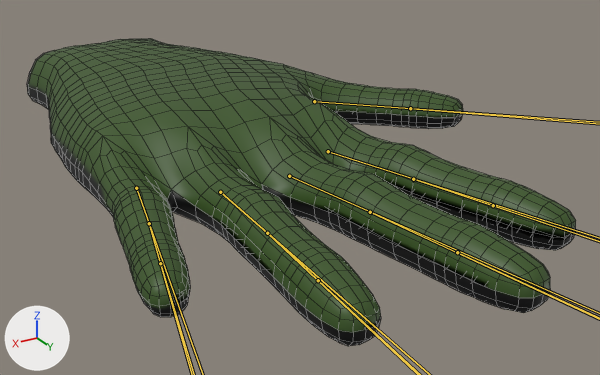
One commit to the FBX model Assets/Imported/RightHand_model.fbx: the scene before it, then after it.
Before and after are seen from a 50 mm lens placed at (0.00976, 0.01917, 0.00764), pointed at (-0.00083, 0.00151, -0.00119). Every picture has the same lights, and +X, +Y and +Z are marked at lower left. The bones that change are drawn over the model as lines. Mesh edges are drawn as thin lines.

Objects in the first picture: 'Hand'.
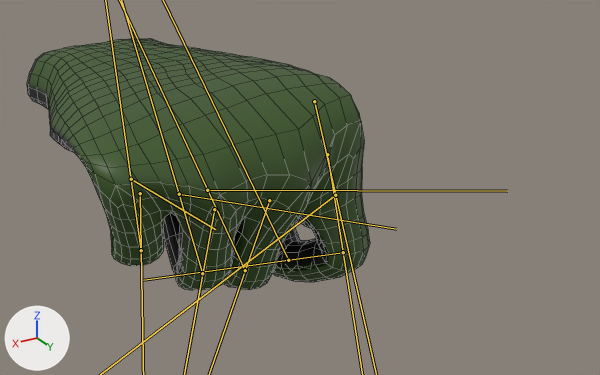
The newer file adds an action. The first version stands in its rest pose; the second is drawn at frame 1 of the action 'Armature|Grab'.

Location of each change, [x1, y1, x2, y2] in pixels of the pictures (600 x 375 px):
'Hand', posed (37% narrower, 18% shorter)
    before: [27, 39, 576, 346]
    after: [27, 39, 370, 290]

The change, as a list of edits to the scene's bpy script:
```text
Change bone_bone_001:
    where bone_bone_001 = bpy.data.objects['Armature'].pose.bones['Bone.001']  # child of 'Bone'
    bone_bone_001.location: (0.0, 0.0, 0.0) -> (0.0, -1e-05, -9e-05)
    bone_bone_001.rotation_quaternion: (1.0, 0.0, 0.0, 0.0) -> (0.781, -0.624, 0.0, 0.0)  # degrees (0, 0, 0) -> degrees (-77, 0, 0)
Change bone_bone_002:
    where bone_bone_002 = bpy.data.objects['Armature'].pose.bones['Bone.002']  # child of 'Bone.001'
    bone_bone_002.rotation_quaternion: (1.0, 0.0, 0.0, 0.0) -> (0.781, -0.624, 0.0, 0.0)  # degrees (0, 0, 0) -> degrees (-77, 0, 0)
Change bone_bone_003:
    where bone_bone_003 = bpy.data.objects['Armature'].pose.bones['Bone.003']  # child of 'Bone.002'
    bone_bone_003.rotation_quaternion: (1.0, 0.0, 0.0, 0.0) -> (0.781, -0.624, 0.0, 0.0)  # degrees (0, 0, 0) -> degrees (-77, 0, 0)
Change bone_bone_004:
    where bone_bone_004 = bpy.data.objects['Armature'].pose.bones['Bone.004']  # child of 'Bone'
    bone_bone_004.location: (0.0, 0.0, 0.0) -> (0.0, -0.00079, -0.0009)
    bone_bone_004.rotation_quaternion: (1.0, 0.0, 0.0, 0.0) -> (0.544, -0.839, 0.0, 0.0)  # degrees (0, 0, 0) -> degrees (-114, 0, 0)
Change bone_bone_005:
    where bone_bone_005 = bpy.data.objects['Armature'].pose.bones['Bone.005']  # child of 'Bone.004'
    bone_bone_005.rotation_quaternion: (1.0, 0.0, 0.0, 0.0) -> (0.544, -0.839, 0.0, 0.0)  # degrees (0, 0, 0) -> degrees (-114, 0, 0)
Change bone_bone_006:
    where bone_bone_006 = bpy.data.objects['Armature'].pose.bones['Bone.006']  # child of 'Bone.005'
    bone_bone_006.rotation_quaternion: (1.0, 0.0, 0.0, 0.0) -> (0.544, -0.839, 0.0, 0.0)  # degrees (0, 0, 0) -> degrees (-114, 0, 0)
Change bone_bone_007:
    where bone_bone_007 = bpy.data.objects['Armature'].pose.bones['Bone.007']  # child of 'Bone'
    bone_bone_007.location: (0.0, 0.0, 0.0) -> (0.0, -0.00041, -0.00061)
    bone_bone_007.rotation_quaternion: (1.0, 0.0, 0.0, 0.0) -> (0.544, -0.839, 0.0, 0.0)  # degrees (0, 0, 0) -> degrees (-114, 0, 0)
Change bone_bone_008:
    where bone_bone_008 = bpy.data.objects['Armature'].pose.bones['Bone.008']  # child of 'Bone.007'
    bone_bone_008.rotation_quaternion: (1.0, 0.0, 0.0, 0.0) -> (0.544, -0.839, 0.0, 0.0)  # degrees (0, 0, 0) -> degrees (-114, 0, 0)
Change bone_bone_009:
    where bone_bone_009 = bpy.data.objects['Armature'].pose.bones['Bone.009']  # child of 'Bone.008'
    bone_bone_009.rotation_quaternion: (1.0, 0.0, 0.0, 0.0) -> (0.544, -0.839, 0.0, 0.0)  # degrees (0, 0, 0) -> degrees (-114, 0, 0)
Change bone_bone_010:
    where bone_bone_010 = bpy.data.objects['Armature'].pose.bones['Bone.010']  # child of 'Bone'
    bone_bone_010.location: (0.0, 0.0, 0.0) -> (0.0, 0.00068, 0.00014)
    bone_bone_010.rotation_quaternion: (1.0, 0.0, 0.0, 0.0) -> (0.544, -0.839, 0.0, 0.0)  # degrees (0, 0, 0) -> degrees (-114, 0, 0)
Change bone_bone_011:
    where bone_bone_011 = bpy.data.objects['Armature'].pose.bones['Bone.011']  # child of 'Bone.010'
    bone_bone_011.rotation_quaternion: (1.0, 0.0, 0.0, 0.0) -> (0.544, -0.839, 0.0, 0.0)  # degrees (0, 0, 0) -> degrees (-114, 0, 0)
Change bone_bone_012:
    where bone_bone_012 = bpy.data.objects['Armature'].pose.bones['Bone.012']  # child of 'Bone.011'
    bone_bone_012.rotation_quaternion: (1.0, 0.0, 0.0, 0.0) -> (0.544, -0.839, 0.0, 0.0)  # degrees (0, 0, 0) -> degrees (-114, 0, 0)
Change bone_bone_014:
    where bone_bone_014 = bpy.data.objects['Armature'].pose.bones['Bone.014']  # child of 'Bone.013'
    bone_bone_014.rotation_quaternion: (1.0, 0.0, 0.0, 0.0) -> (0.724, -0.586, -0.348, 0.105)  # degrees (0, 0, 0) -> degrees (-86, -22, 37)
Change bone_bone_015:
    where bone_bone_015 = bpy.data.objects['Armature'].pose.bones['Bone.015']  # child of 'Bone.014'
    bone_bone_015.rotation_quaternion: (1.0, 0.0, 0.0, 0.0) -> (0.724, -0.586, -0.348, 0.105)  # degrees (0, 0, 0) -> degrees (-86, -22, 37)
```
